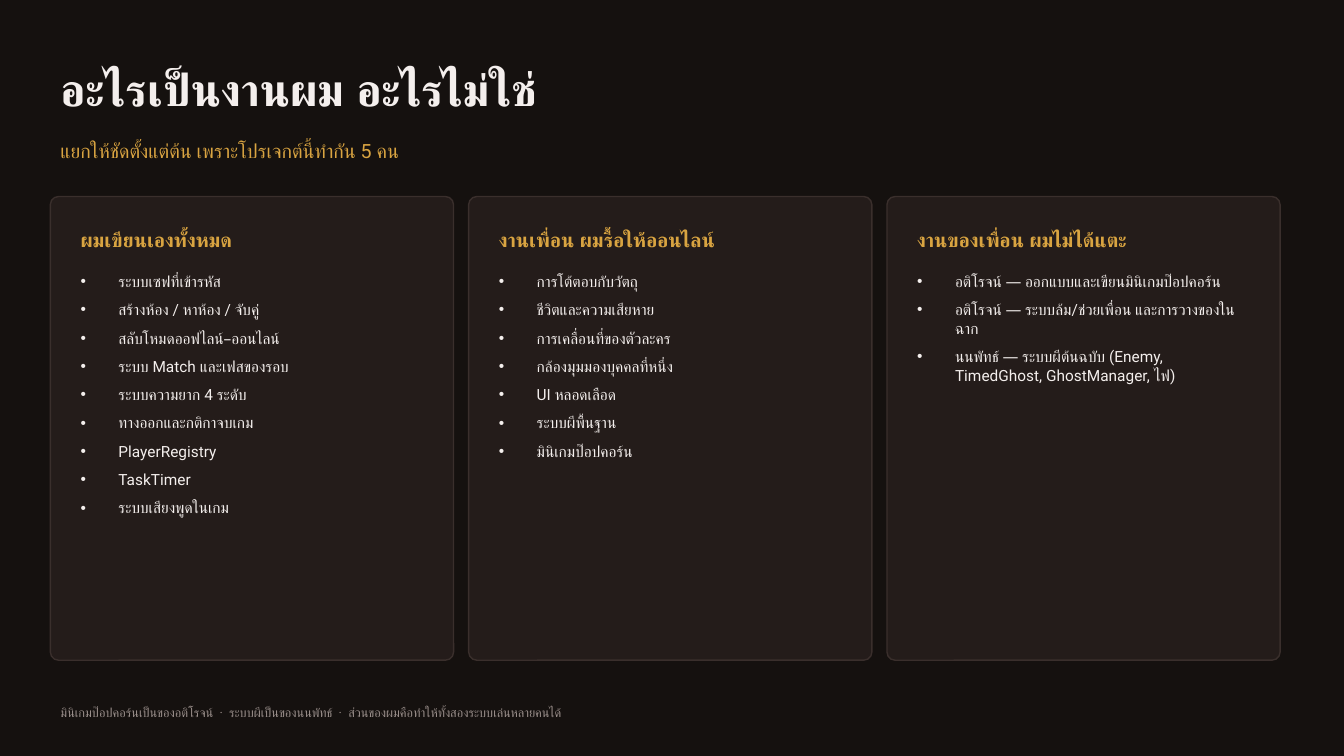
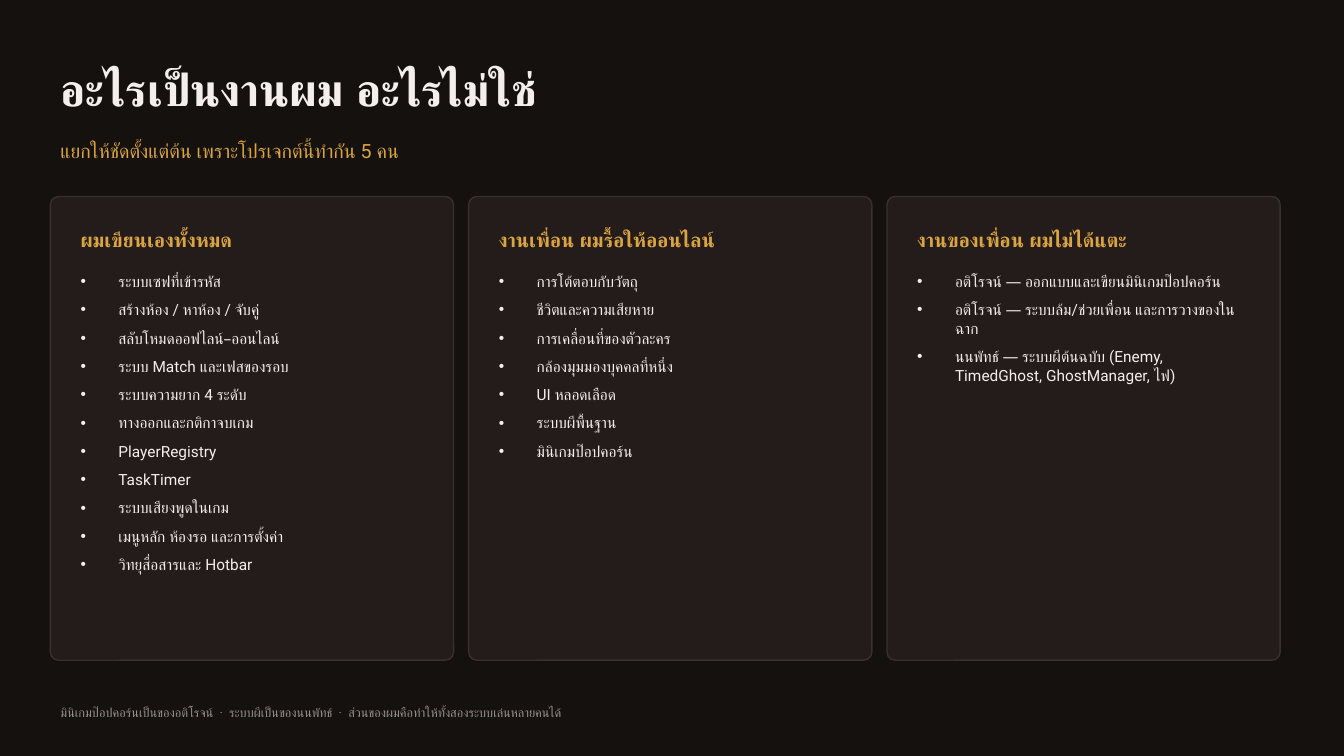
Before and after one commit to AtirojDev12/Pre-Thesis, a slide deck: slide 3 of Kong & Head Pro Grammer Presentation/Portfolio Kongkidakorn Chuayjang.pptx. Drawn at 1344x756 pixels with LibreOffice and Linux fonts; fonts in the diff are those of the drawing. Boxes give left, top, right and bottom in pixels: in the first picture for what was removed or moved away, otherwise in the second. Text is boxed around its words. In the diff, an @@ line names an element or a change of style, - is before the commit and + after.

```diff
--- a/Kong & Head Pro Grammer Presentation/Portfolio Kongkidakorn Chuayjang.pptx
+++ b/Kong & Head Pro Grammer Presentation/Portfolio Kongkidakorn Chuayjang.pptx
@@ text at (118,529,283,575): paragraphs added @@
+• เมนูหลัก ห้องรอ และการตั้งค่า
+• วิทยุสื่อสารและ Hotbar
```
Also in this commit, not shown: 5 other slides changed, 2 slides added, 4 other files.
